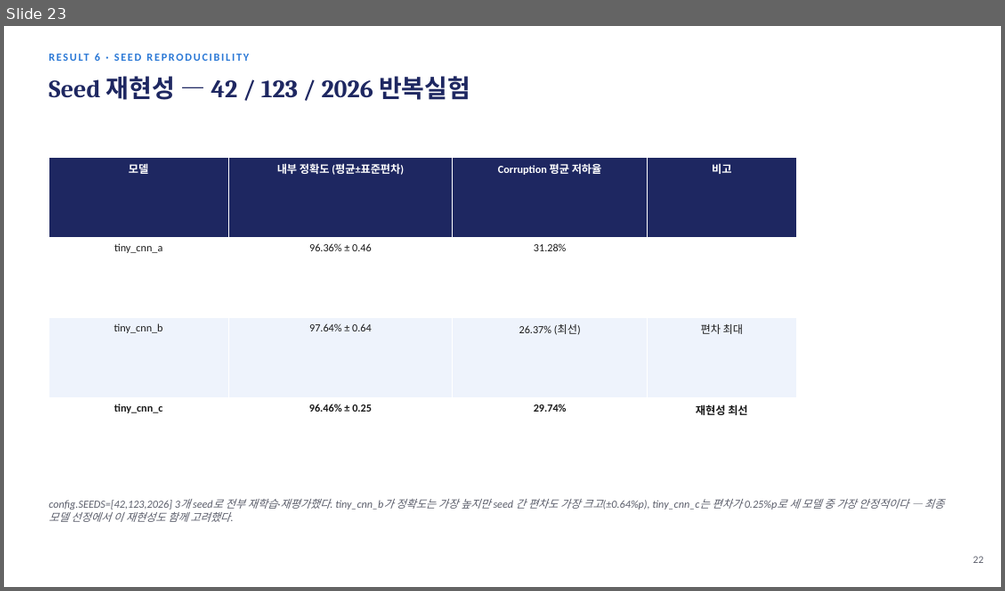
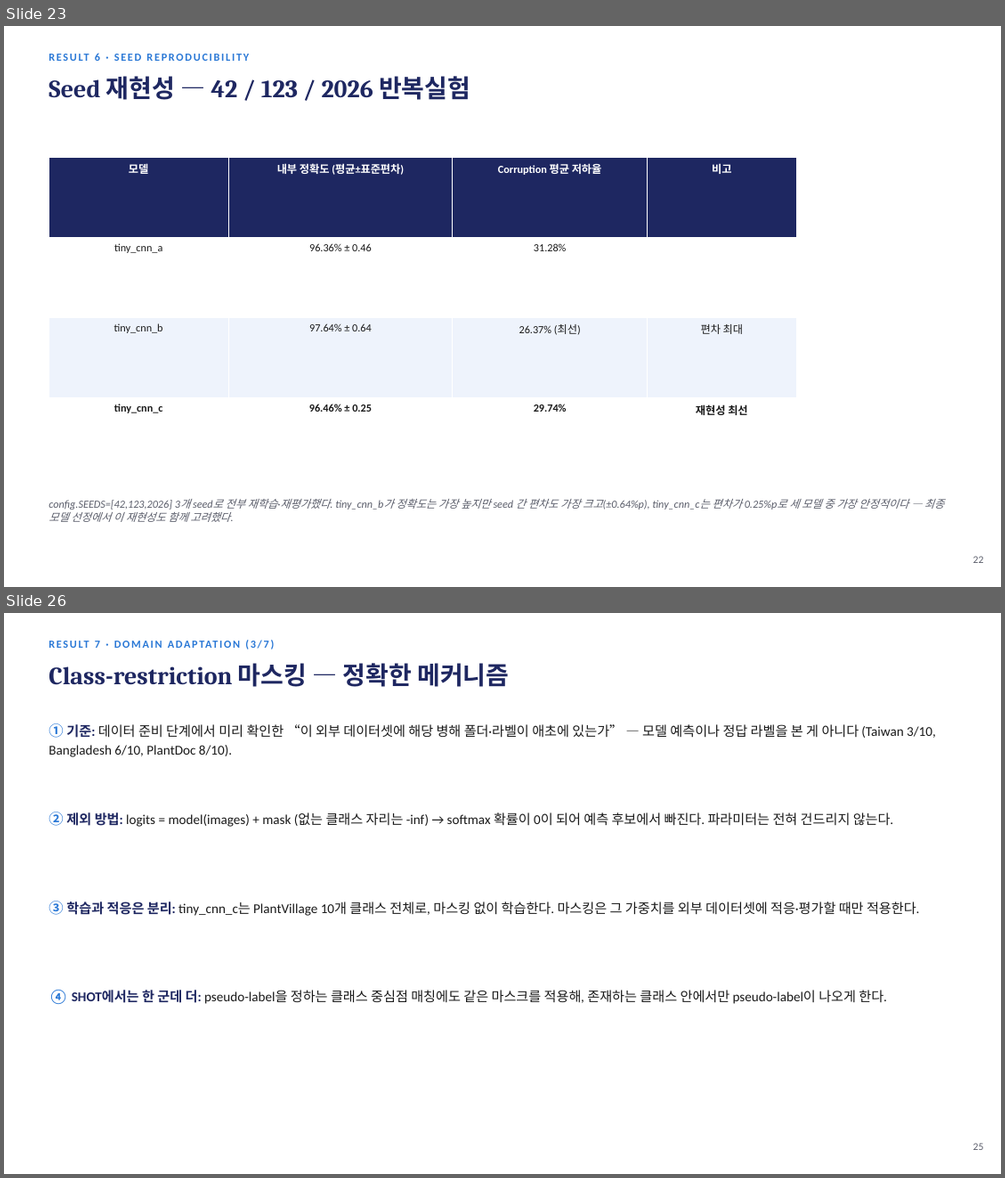
Before and after one commit to sara0813/tomato-disease-v2, a slide deck: docs/CNN_토마토_병해분류_V2_진행보고.pptx. Shown one above the other, each under a label of ours: slide 23 before the commit, slides 23 and 26 after it; the slides between them are not shown. The pictures are 1005x591 and 1005x1178 pixels, drawn with LibreOffice and Linux fonts; fonts in the diff are those of the drawing. Boxes give left, top, right and bottom in pixels: in the first picture for what was removed or moved away, otherwise in the second. Text is boxed around its words. In the diff, an @@ line names an element or a change of style, - is before the commit and + after.

```diff
--- a/docs/CNN_토마토_병해분류_V2_진행보고.pptx
+++ b/docs/CNN_토마토_병해분류_V2_진행보고.pptx
@@ slide 26 added at <box>4,613,1001,1174</box>, background #FFFFFF @@
@@ text added at <box>48,663,509,687</box>, 24 pt, text #1E2761, bold @@
+Class-restriction 마스킹 — 정확한 메커니즘
@@ text added at <box>95,641,269,648</box>, 10.5 pt, text #2A78D6, bold @@
+RESULT 7 · DOMAIN ADAPTATION (3/7)
@@ text added at <box>48,723,936,757</box>, 13 pt, text #1A1A1A @@
+① 기준: 데이터 준비 단계에서 미리 확인한 “이 외부 데이터셋에 해당 병해 폴더·라벨이 애초에 있는가” — 모델 예측이나 정답 라벨을 본 게 아니다 (Taiwan 3/10, Bangladesh 6/10, PlantDoc 8/10).
@@ text added at <box>48,811,893,827</box>, 13 pt, text #1A1A1A @@
+② 제외 방법: logits = model(images) + mask (없는 클래스 자리는 -inf) → softmax 확률이 0이 되어 예측 후보에서 빠진다. 파라미터는 전혀 건드리지 않는다.
@@ text added at <box>48,900,919,916</box>, 13 pt, text #1A1A1A @@
+③ 학습과 적응은 분리: tiny_cnn_c는 PlantVillage 10개 클래스 전체로, 마스킹 없이 학습한다. 마스킹은 그 가중치를 외부 데이터셋에 적응·평가할 때만 적용한다.
@@ text added at <box>48,989,887,1004</box>, 13 pt, text #1A1A1A @@
+④ SHOT에서는 한 군데 더: pseudo-label을 정하는 클래스 중심점 매칭에도 같은 마스크를 적용해, 존재하는 클래스 안에서만 pseudo-label이 나오게 한다.
@@ text added at <box>973,1143,984,1150</box>, 10 pt, text #5B5E6B @@
+25
```
Also in this commit, not shown: 8 slides changed.
